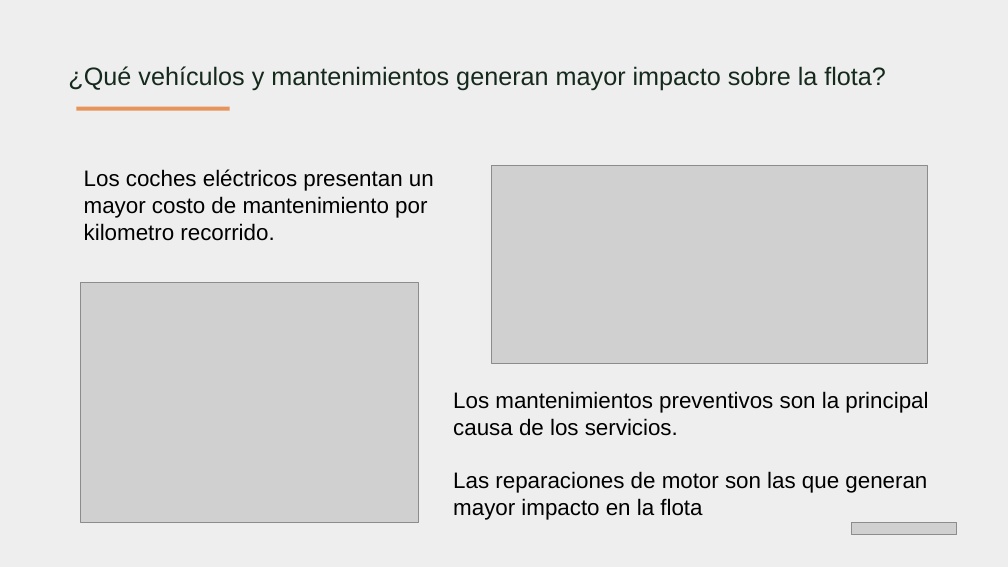
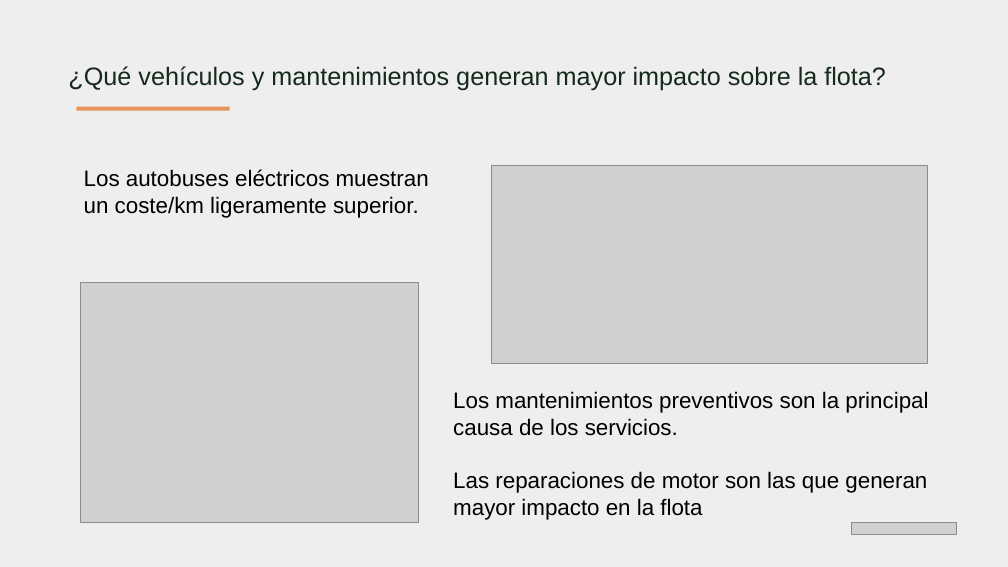
Before and after one commit to NicolasCastellanos1995/MetroBus, a slide deck: slide 5 of 05_presentacion.pptx. Drawn at 1008x567 pixels with LibreOffice and Linux fonts; fonts in the diff are those of the drawing; grey boxes stand for pictures. Boxes give left, top, right and bottom in pixels: in the first picture for what was removed or moved away, otherwise in the second. Text is boxed around its words. In the diff, an @@ line names an element or a change of style, - is before the commit and + after.

```diff
--- a/05_presentacion.pptx
+++ b/05_presentacion.pptx
@@ text at [84, 169, 429, 218]: text changed @@
-Los coches eléctricos presentan un mayor costo de mantenimiento por kilometro recorrido.
+Los autobuses eléctricos muestran un coste/km ligeramente superior.
```
Also in this commit, not shown: 2 other slides changed, 10 other files.
